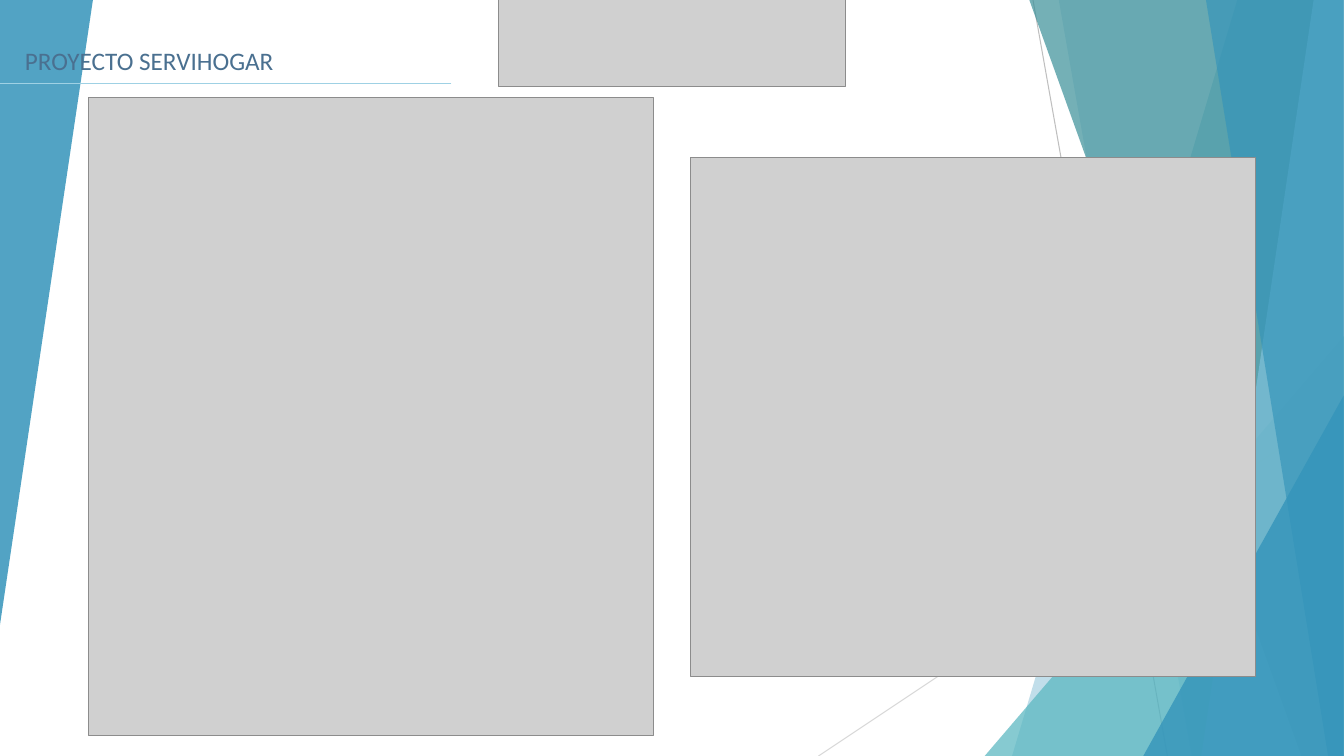
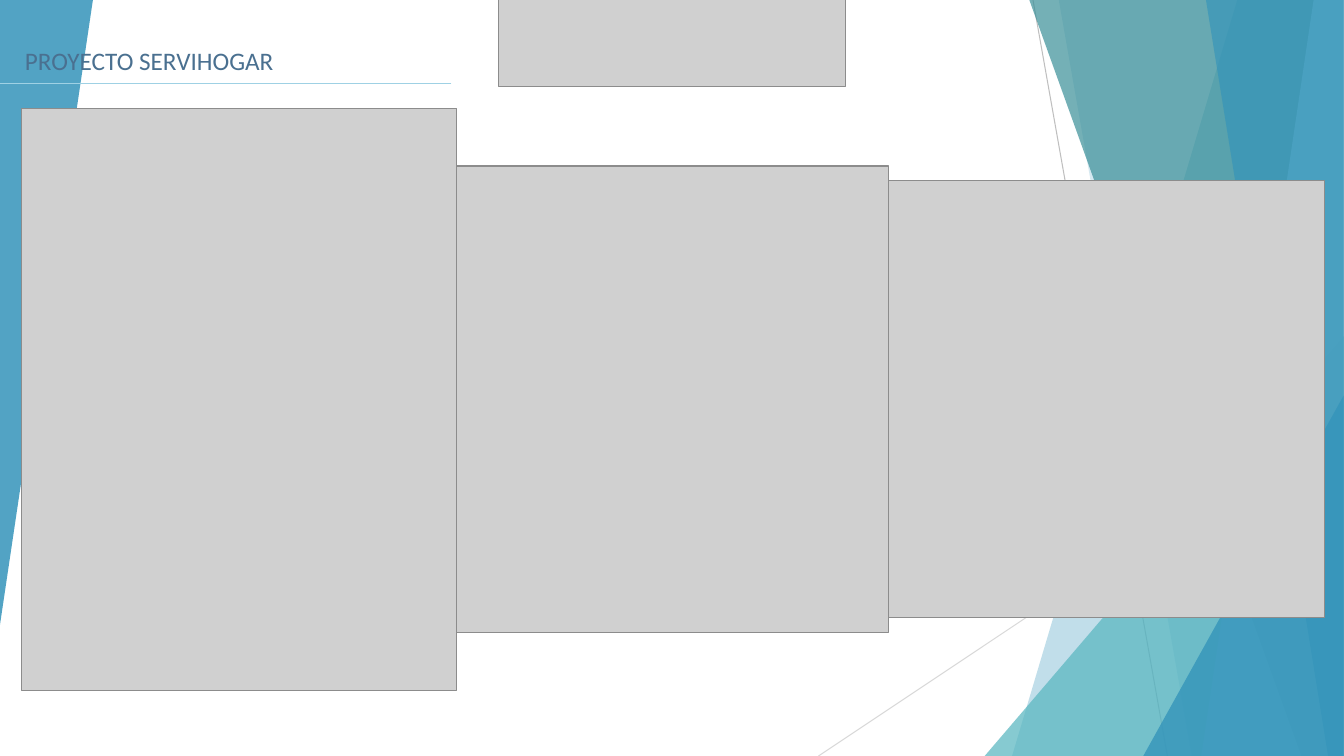
Before and after one commit to TopherHasashi/Servihogar-Capstone, a slide deck: slide 8 of Fase 2/Presentación Proyecto.pptx. Drawn at 1344x756 pixels with LibreOffice and Linux fonts; fonts in the diff are those of the drawing; grey boxes stand for pictures. Boxes give left, top, right and bottom in pixels: in the first picture for what was removed or moved away, otherwise in the second. Text is boxed around its words. In the diff, an @@ line names an element or a change of style, - is before the commit and + after.

```diff
--- a/Fase 2/Presentación Proyecto.pptx
+++ b/Fase 2/Presentación Proyecto.pptx
@@ picture: place and size @@
-picture at bbox=[89, 98, 653, 737]
+picture at bbox=[21, 108, 457, 690]
@@ picture added at bbox=[457, 166, 888, 633] @@
@@ picture removed at bbox=[691, 157, 1255, 677] @@
@@ picture added at bbox=[888, 180, 1324, 617] @@
```
Also in this commit, not shown: 8 other slides changed, 12 other files.
